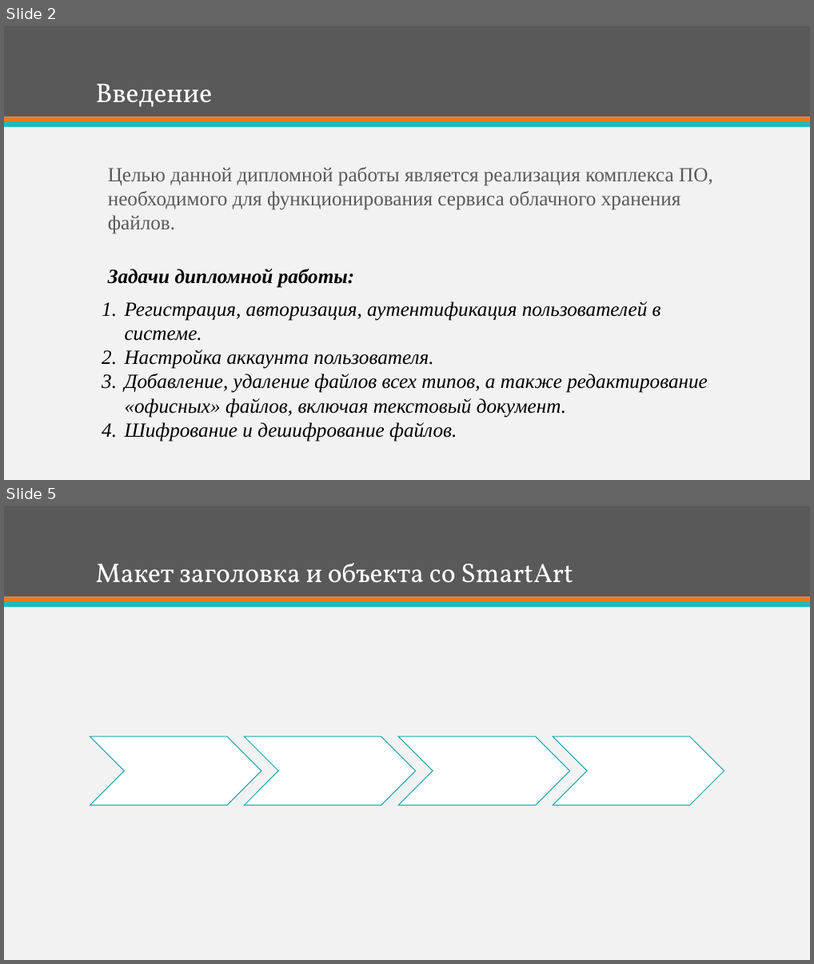
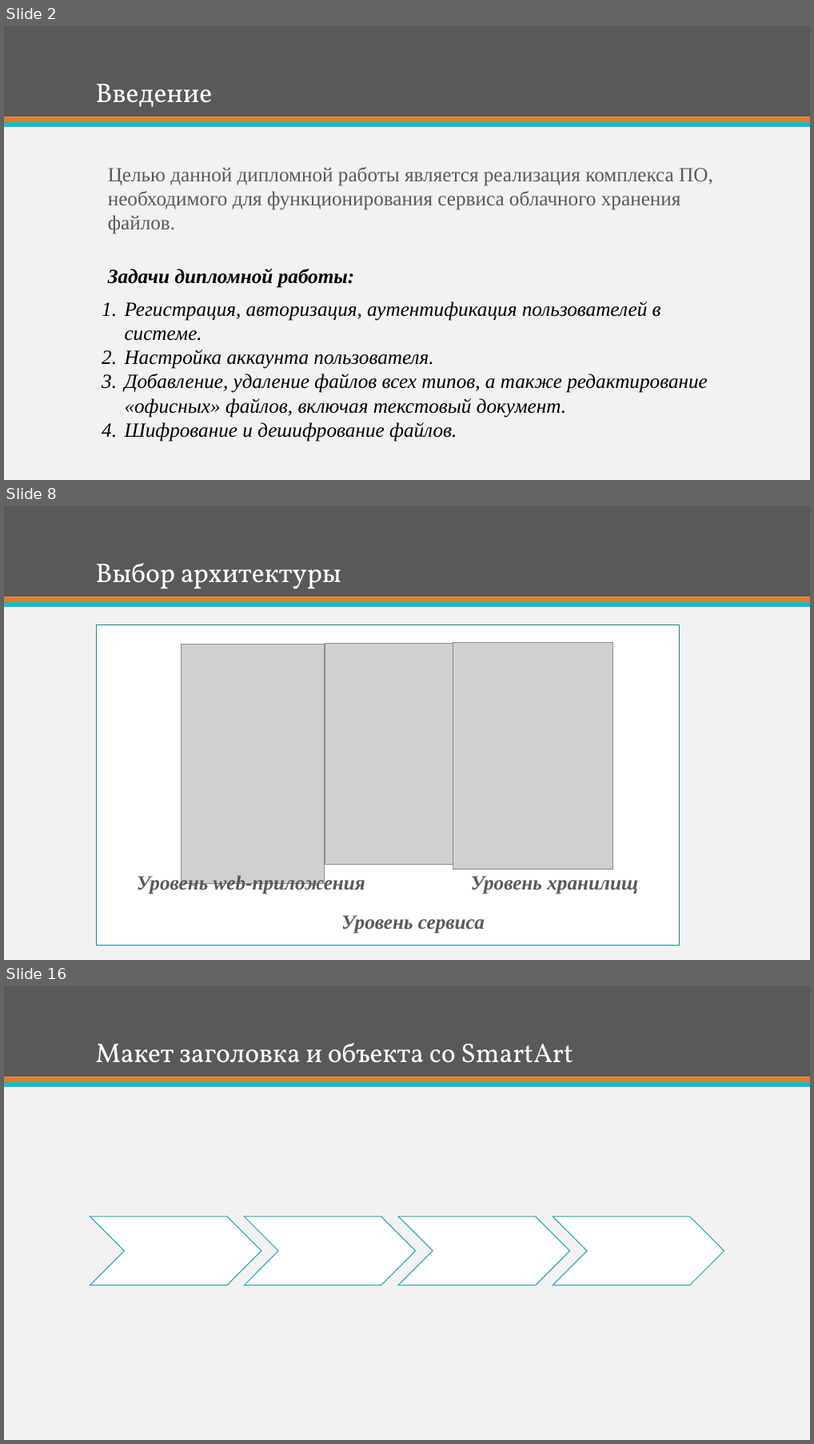
Before and after one commit to IvanKhAU525/Diploma, a slide deck: Presentation.pptx. Shown one above the other, each under a label of ours: slides 2 and 5 before the commit, slides 2, 8 and 16 after it; the slides between them are not shown. The pictures are 814x964 and 814x1444 pixels, drawn with LibreOffice and Linux fonts; fonts in the diff are those of the drawing; grey boxes stand for pictures. Boxes give left, top, right and bottom in pixels: in the first picture for what was removed or moved away, otherwise in the second. Text is boxed around its words. In the diff, an @@ line names an element or a change of style, - is before the commit and + after.

```diff
--- a/Presentation.pptx
+++ b/Presentation.pptx
@@ slide 8 added at (4, 506, 810, 960), background #F2F2F2; not listed: 3 template elements that a slide beside it also shows @@
@@ title added at (96, 563, 342, 589), 32 pt, text #FFFFFF @@
+Выбор архитектуры
@@ rectangle added at (97, 624, 680, 944), fill #FFFFFF, outline #16888F 1 pt @@
@@ picture added at (181, 644, 324, 883) @@
@@ picture added at (326, 643, 454, 864) @@
@@ picture added at (454, 642, 614, 869) @@
@@ text added at (137, 873, 366, 894), 24 pt, text #595959, bold, italic @@
+Уровень web-приложения
@@ text added at (471, 876, 638, 894), 24 pt, text #595959, bold, italic @@
+Уровень хранилищ
@@ text added at (342, 915, 485, 933), 24 pt, text #595959, bold, italic @@
+Уровень сервиса
@@ what was slide 5 is now slide 16 @@
```
Also in this commit, not shown: 1 slide changed, 11 other slides added, 1 slide removed, 2 other files.
